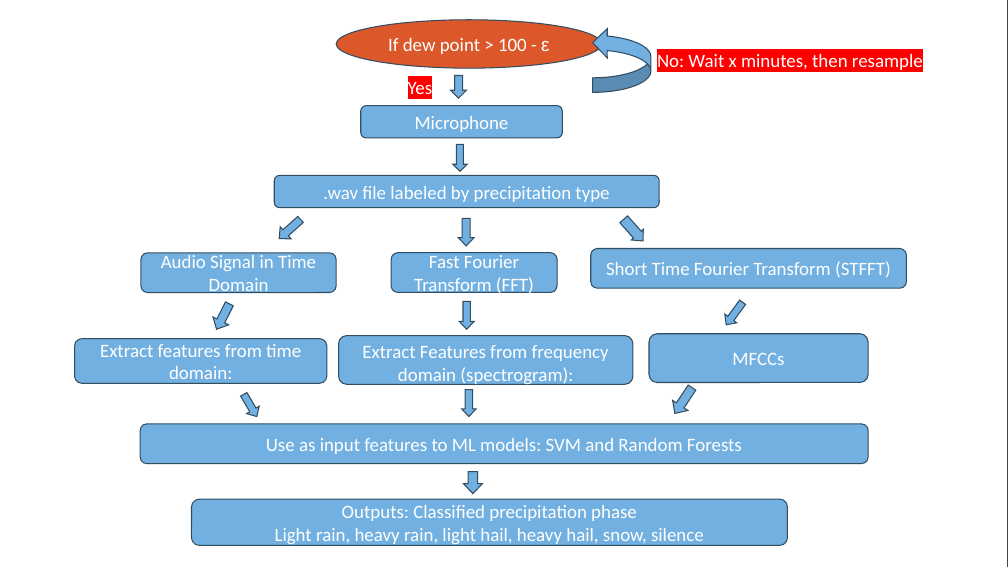
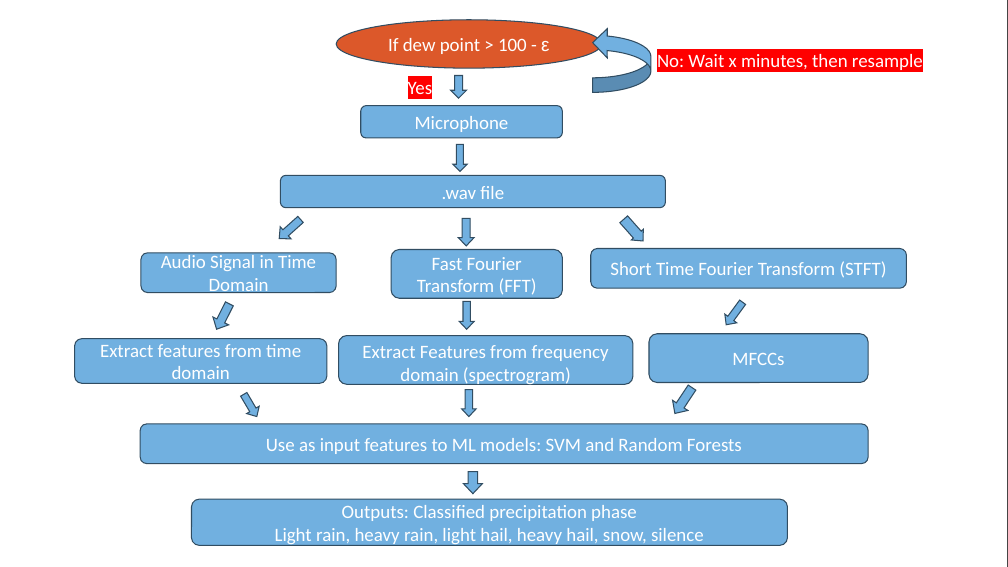
Before and after one commit to uvm-plaid/CIROH-NextGen-SMS-UVM, a slide deck: slide 4 of UVM-NRT-RoS/AGU Slides-ROS Events and Precip Phase Partitioning.pptx. Drawn at 1008x567 pixels with LibreOffice and Linux fonts; fonts in the diff are those of the drawing; background and template pictures are left out; a plain dark background stands for a picture behind light text. Boxes give left, top, right and bottom in pixels: in the first picture for what was removed or moved away, otherwise in the second. Text is boxed around its words. In the diff, an @@ line names an element or a change of style, - is before the commit and + after.

```diff
--- a/UVM-NRT-RoS/AGU Slides-ROS Events and Precip Phase Partitioning.pptx
+++ b/UVM-NRT-RoS/AGU Slides-ROS Events and Precip Phase Partitioning.pptx
@@ rounded rectangle ".wav file" moved from (x1=274, y1=175, x2=659, y2=208) to (x1=281, y1=175, x2=665, y2=208) @@
@@ text in rounded rectangle at (x1=442, y1=186, x2=504, y2=199): text changed @@
-.wav file labeled by precipitation type
+.wav file
@@ rounded rectangle "Fast Fourier Transform (FFT)" resized from (x1=391, y1=253, x2=557, y2=293) to (x1=391, y1=250, x2=562, y2=298) @@
@@ text in rounded rectangle at (x1=610, y1=261, x2=886, y2=278): text changed @@
-Short Time Fourier Transform (STFFT)
+Short Time Fourier Transform (STFT)
@@ text in rounded rectangle at (x1=100, y1=344, x2=301, y2=385): text changed @@
-Extract features from time domain:
+Extract features from time domain
@@ text in rounded rectangle at (x1=362, y1=345, x2=609, y2=386): text changed @@
-Extract Features from frequency domain (spectrogram):
+Extract Features from frequency domain (spectrogram)
```
Also in this commit, not shown: 7 other slides changed, 8 other files.
